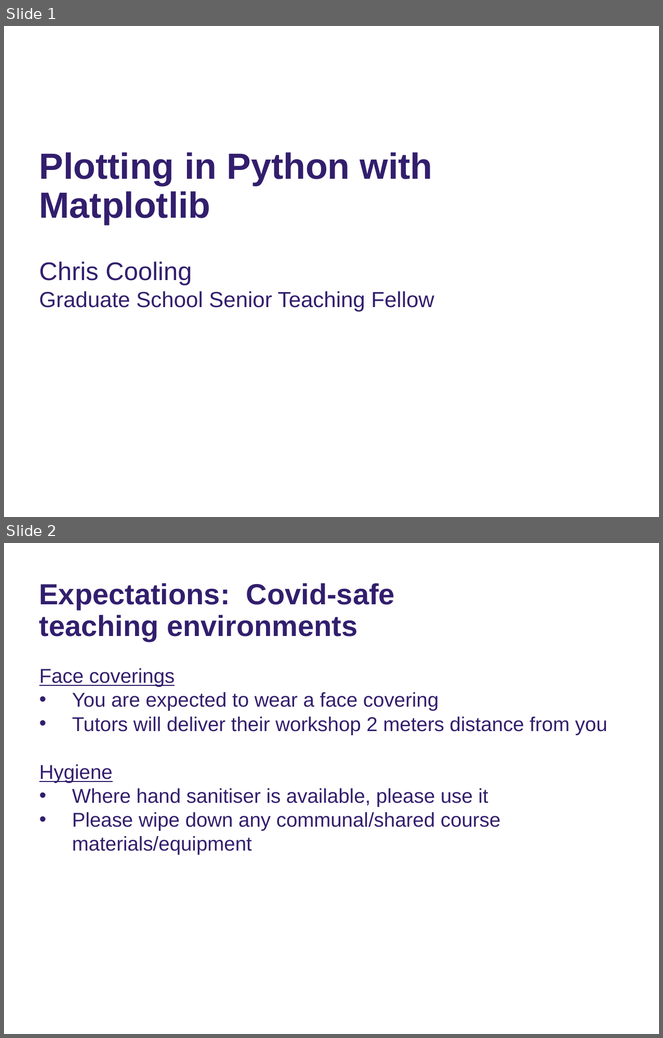
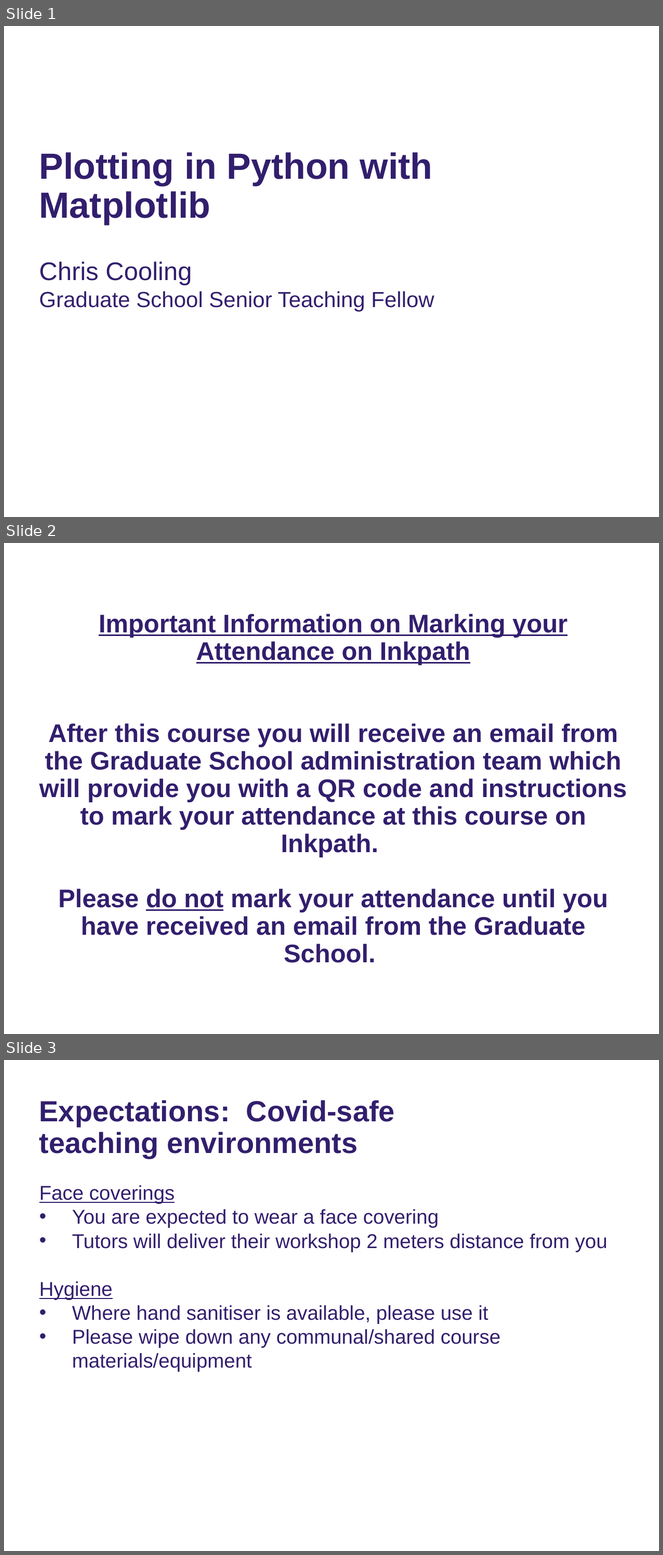
Before and after one commit to ImperialCollegeLondon/RCDS-plotting-in-python-with-matplotlib, a slide deck: Plotting in Python with Matplotlib Slides.pptx. Shown one above the other, each under a label of ours: slides 1 and 2 before the commit, slides 1, 2 and 3 after it. The pictures are 663x1038 and 663x1555 pixels, drawn with LibreOffice and Linux fonts; fonts in the diff are those of the drawing; background and template pictures are left out. Boxes give left, top, right and bottom in pixels: in the first picture for what was removed or moved away, otherwise in the second. Text is boxed around its words. In the diff, an @@ line names an element or a change of style, - is before the commit and + after.

Commit message:
Added Inkpath slide

```diff
--- a/Plotting in Python with Matplotlib Slides.pptx
+++ b/Plotting in Python with Matplotlib Slides.pptx
@@ slide 2 added at (x1=4, y1=543, x2=659, y2=1034), background #FFFFFF @@
@@ title added at (x1=39, y1=641, x2=627, y2=963), 28 pt, text #321E6D, bold @@
+Important Information on Marking your Attendance on Inkpath
+After this course you will receive an email from the Graduate School administration team which will provide you with a QR code and instructions to mark your attendance at this course on Inkpath.
+Please do not mark your attendance until you have received an email from the Graduate School.
@@ what was slide 2 is now slide 3 @@
```
